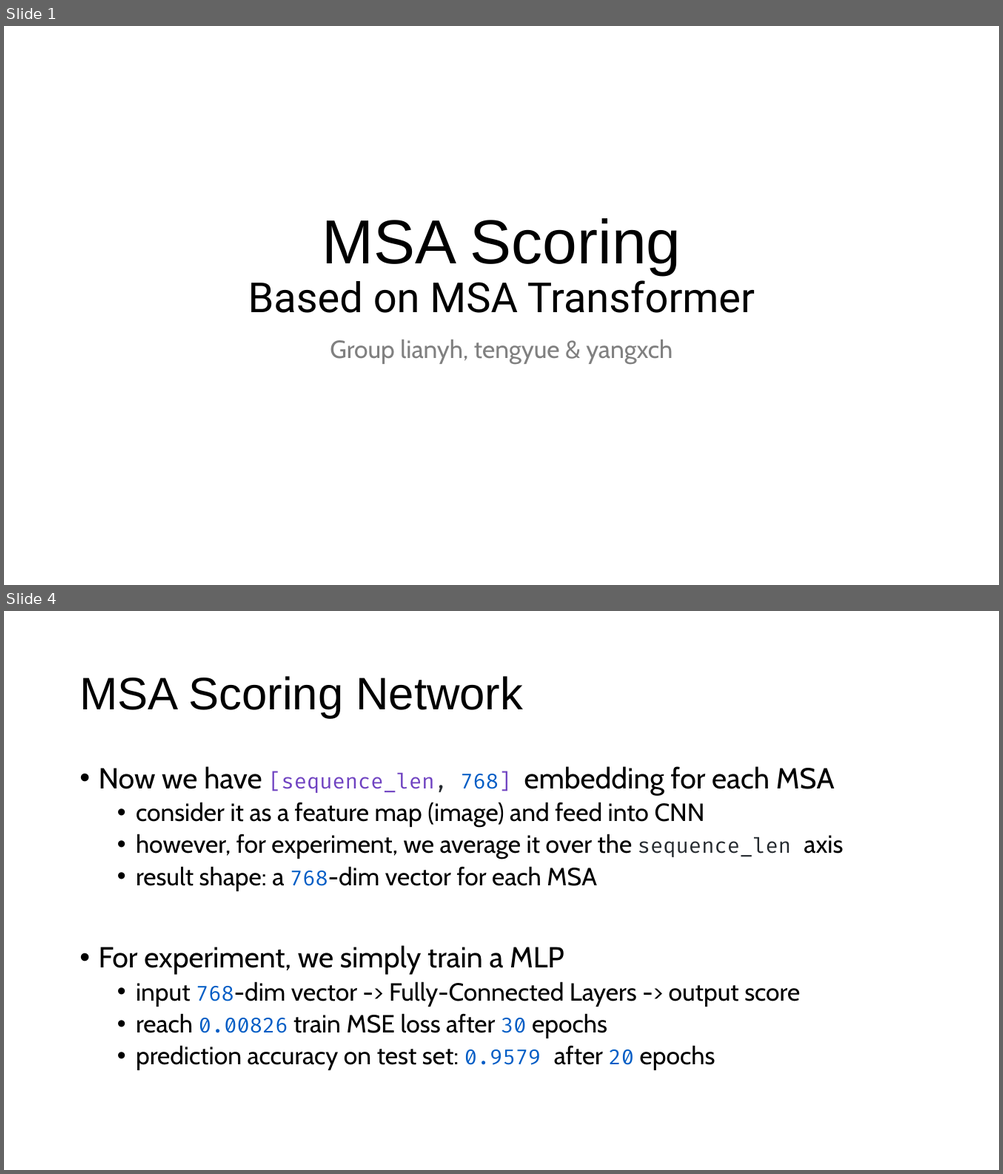
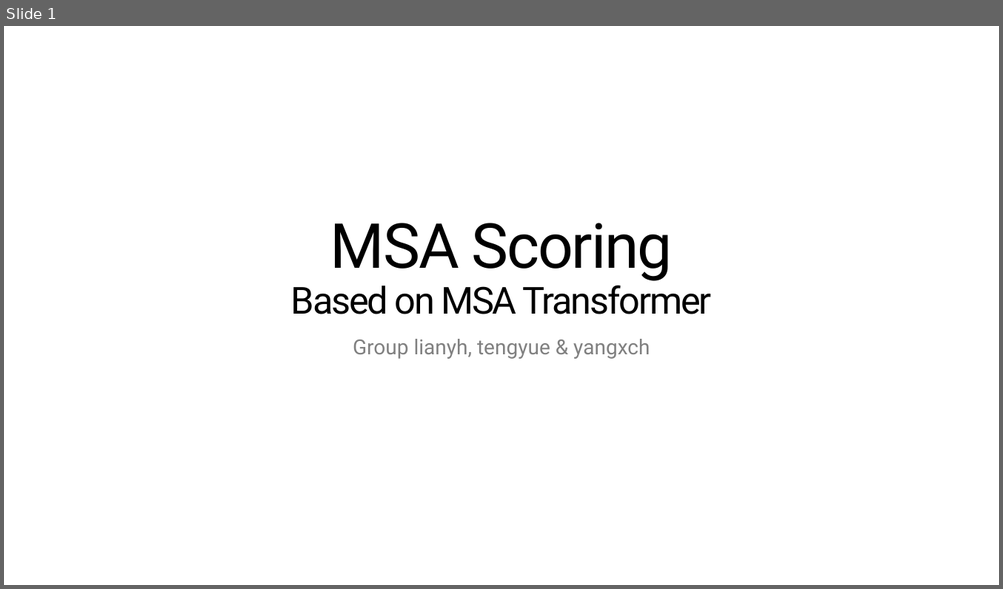
Before and after one commit to NaiL23/ShanghaiTech-CS177H-MSA-Scoring, a slide deck: report/presentation.pptx. Shown one above the other, each under a label of ours: slides 1 and 4 before the commit, slide 1 after it; the slides between them are not shown. The pictures are 1003x1174 and 1003x589 pixels, drawn with LibreOffice and Linux fonts; fonts in the diff are those of the drawing. Boxes give left, top, right and bottom in pixels: in the first picture for what was removed or moved away, otherwise in the second. Text is boxed around its words. In the diff, an @@ line names an element or a change of style, - is before the commit and + after.

```diff
--- a/report/presentation.pptx
+++ b/report/presentation.pptx
@@ slide 4 removed at (4, 611, 999, 1170), background #FFFFFF @@
@@ title removed at (79, 676, 523, 718) @@
-MSA Scoring Network
@@ text removed at (99, 766, 842, 1071) @@
-• Now we have [sequence_len, 768] embedding for each MSA
-  • consider it as a feature map (image) and feed into CNN
-  • however, for experiment, we average it over the sequence_len axis
-  • result shape: a 768-dim vector for each MSA
-• For experiment, we simply train a MLP
-  • input 768-dim vector -> Fully-Connected Layers -> output score
-  • reach 0.00826 train MSE loss after 30 epochs
-  • prediction accuracy on test set: 0.9579 after 20 epochs
@@ slide 1 changed as well @@
@@ title "MSA Scoring Based on MSA ..." at (291, 223, 711, 315): size 40 to 36 pt in "Based on MSA Transformer"; font Arial to Roboto in "MSA Scoring"; letter spacing 0 to -1.5 pt @@
@@ subtitle "Group lianyh, tengyue & yangxch" at (353, 339, 649, 359): size 24 to 20 pt, font Cabin to Roboto @@
```
Also in this commit, not shown: 1 other slide changed, 12 slides added, 6 other slides removed, 4 other files.
